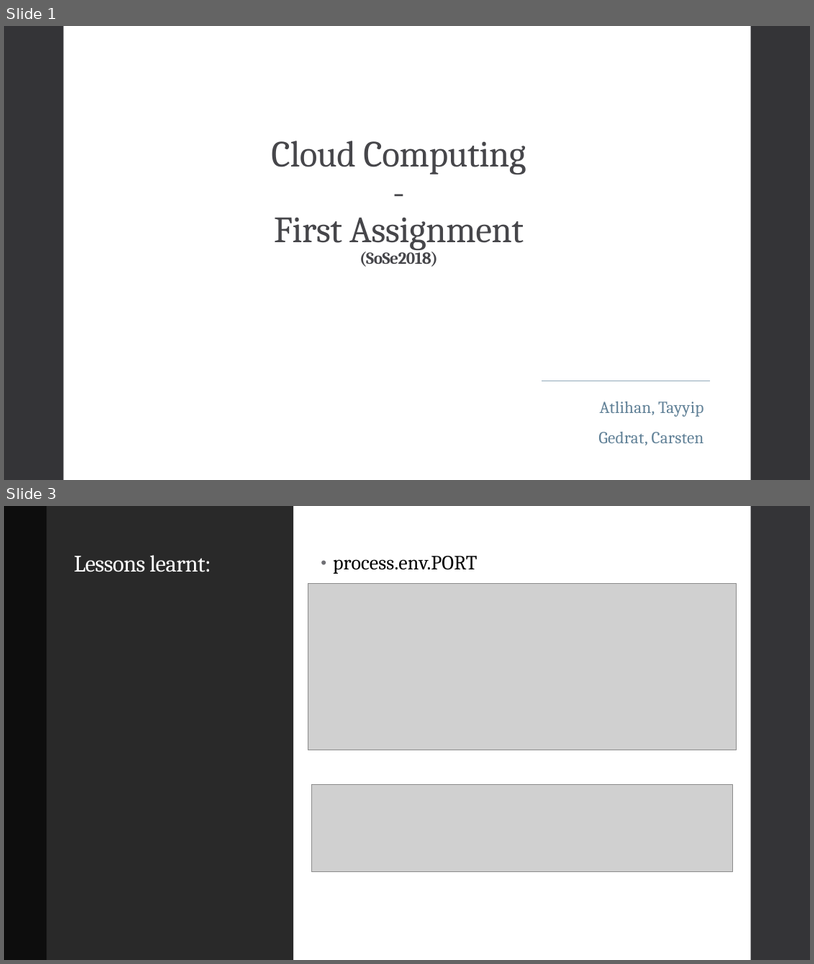
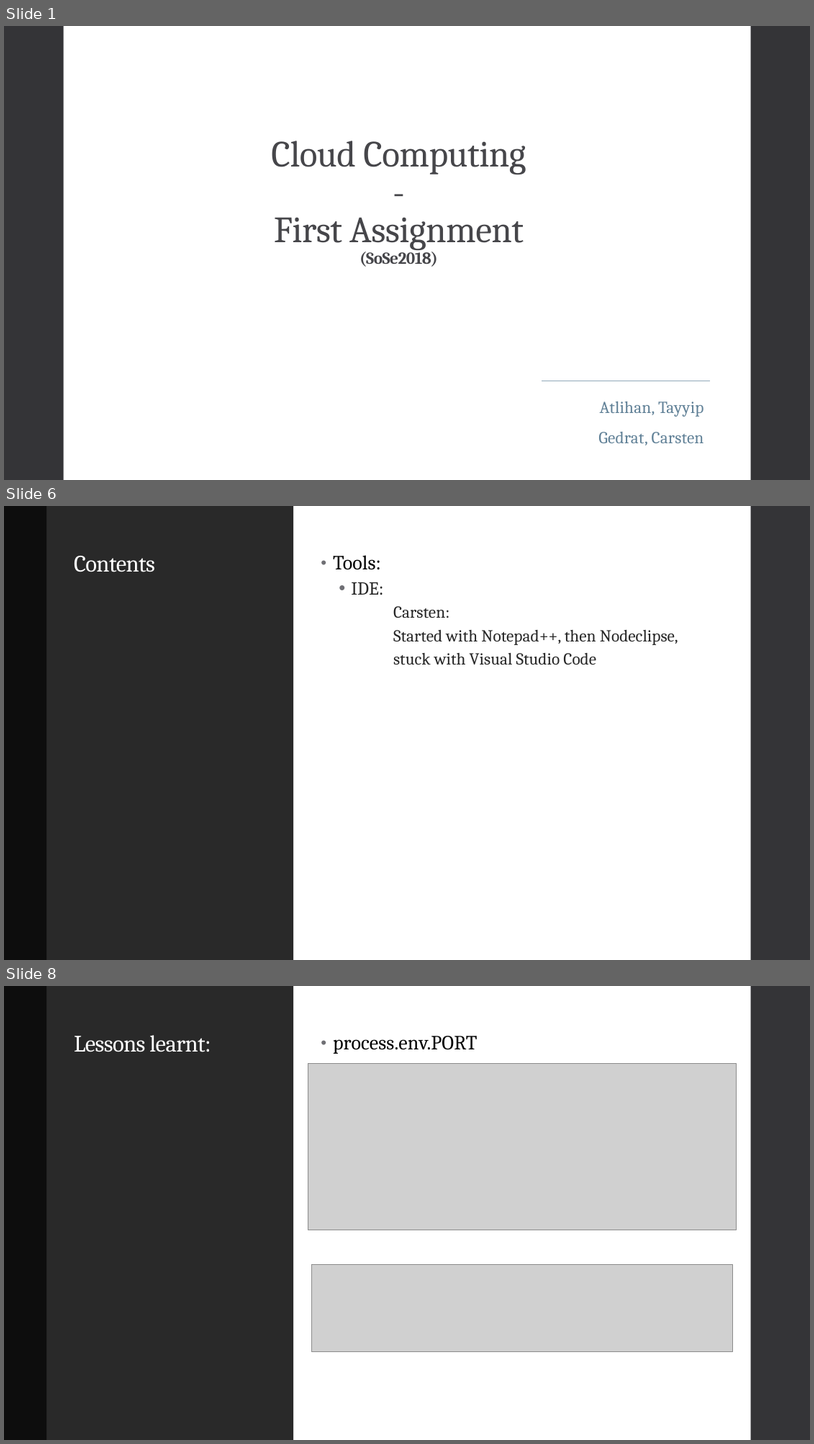
Before and after one commit to tayyip90/MoCoChat, a slide deck: Documentation/Powerpoint/PowerPoint1.pptx. Shown one above the other, each under a label of ours: slides 1 and 3 before the commit, slides 1, 6 and 8 after it; the slides between them are not shown. The pictures are 814x964 and 814x1444 pixels, drawn with LibreOffice and Linux fonts; fonts in the diff are those of the drawing; grey boxes stand for pictures. Boxes give left, top, right and bottom in pixels: in the first picture for what was removed or moved away, otherwise in the second. Text is boxed around its words. In the diff, an @@ line names an element or a change of style, - is before the commit and + after.

```diff
--- a/Documentation/Powerpoint/PowerPoint1.pptx
+++ b/Documentation/Powerpoint/PowerPoint1.pptx
@@ slide 6 added at bbox=[4, 506, 810, 960], background #FFFFFF; not listed: 1 template element that a slide beside it also shows @@
@@ rectangle added at bbox=[4, 506, 46, 960], fill #0D0D0D @@
@@ rectangle added at bbox=[46, 506, 293, 960], fill #292929 @@
@@ rectangle added at bbox=[293, 506, 751, 960], fill #FFFFFF @@
@@ title added at bbox=[74, 556, 155, 572], 28 pt, text #FFFFFF @@
+Contents
@@ text added at bbox=[333, 555, 679, 665], 20 pt, text #262626 @@
+• Tools:
+  • IDE:
+        Carsten:
+        Started with Notepad++, then Nodeclipse,
+        stuck with Visual Studio Code
@@ what was slide 3 is now slide 8 @@
```
Also in this commit, not shown: 2 slides changed, 5 other slides added, 8 other files.
